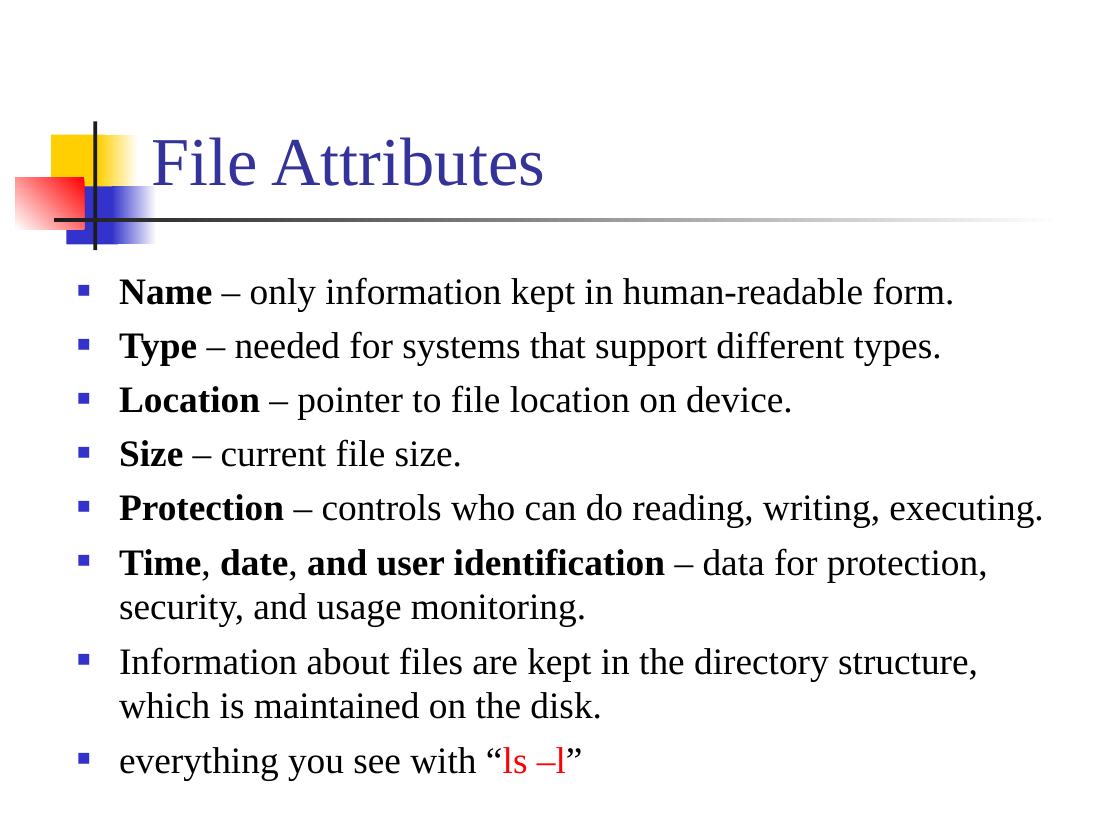
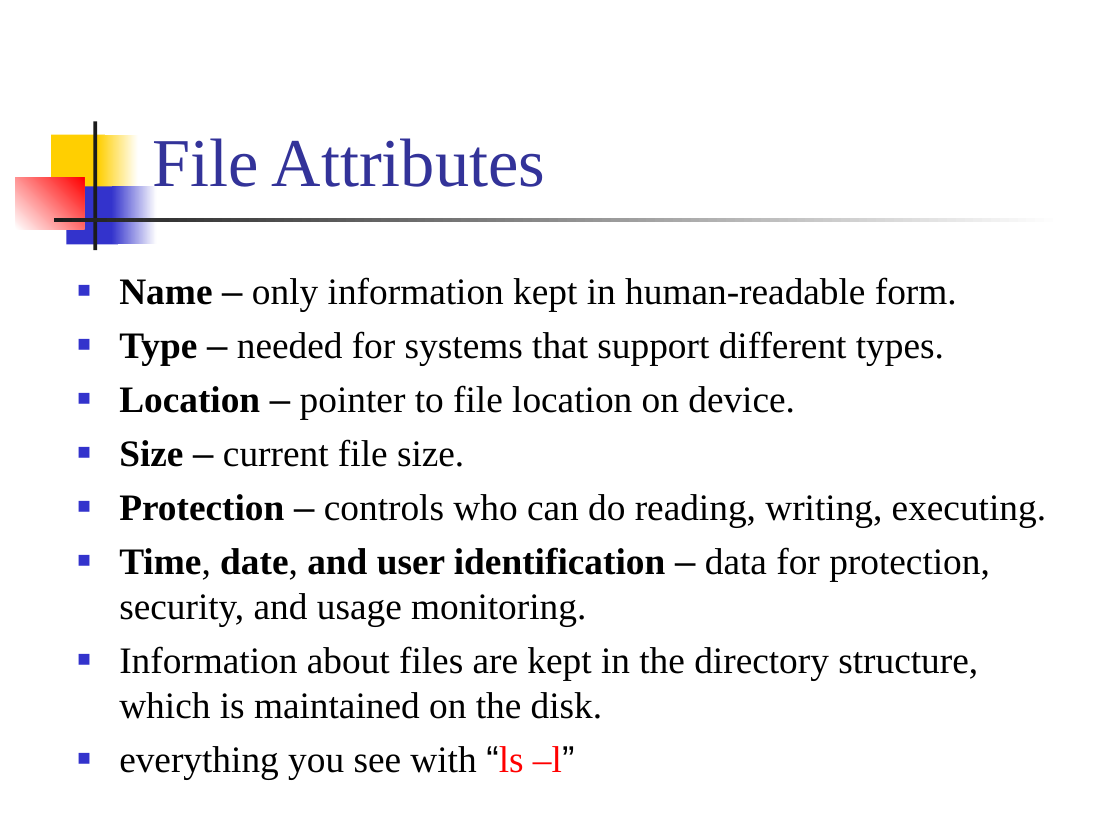
Before and after one commit to CGUSystemCourses/Unix-2015, a slide deck: slide 5 of Lectures/lec05-file_syst_adv/lec05-adv_file_syst.ppt. Drawn at 1120x840 pixels with LibreOffice and Linux fonts; fonts in the diff are those of the drawing. Boxes give left, top, right and bottom in pixels: in the first picture for what was removed or moved away, otherwise in the second. Text is boxed around its words. In the diff, an @@ line names an element or a change of style, - is before the commit and + after.

```diff
--- a/Lectures/lec05-file_syst_adv/lec05-adv_file_syst.ppt
+++ b/Lectures/lec05-file_syst_adv/lec05-adv_file_syst.ppt
@@ text at (119, 277, 1046, 780): font Times New Roman to Arial in "–", "–", "–", "–" and 3 more places @@
```
Also in this commit, not shown: 68 other slides changed.
